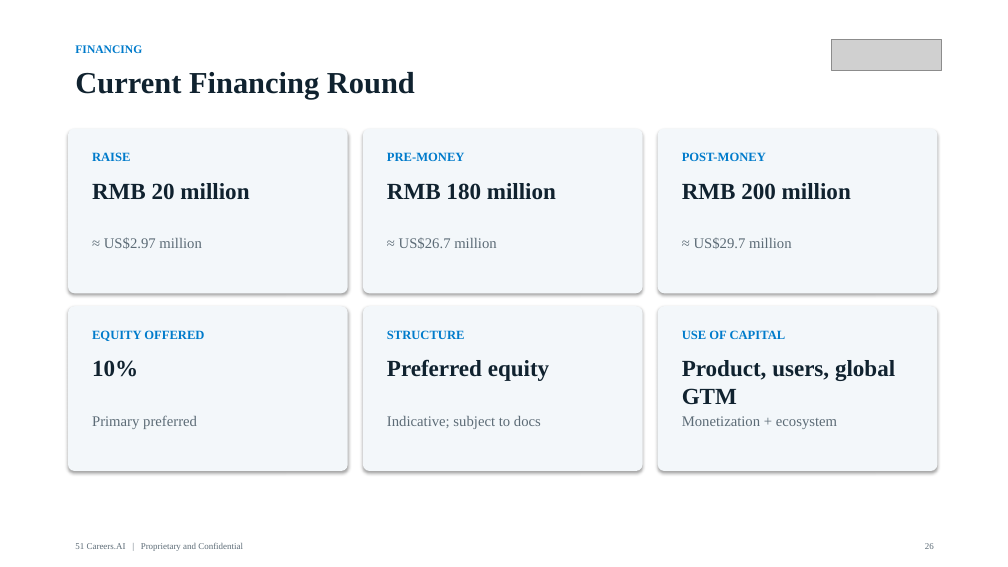
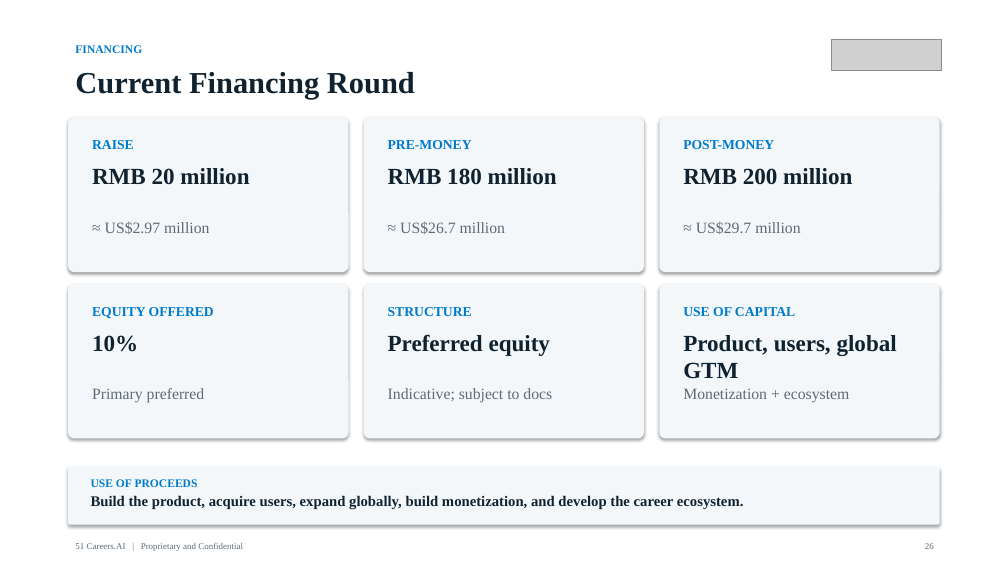
Before and after one commit to anthonyleedu/anthonyleedu, a slide deck: slide 26 of 51Careers_AI_Investor_Overview.pptx. Drawn at 1008x567 pixels with LibreOffice and Linux fonts; fonts in the diff are those of the drawing; grey boxes stand for pictures. Boxes give left, top, right and bottom in pixels: in the first picture for what was removed or moved away, otherwise in the second. Text is boxed around its words. In the diff, an @@ line names an element or a change of style, - is before the commit and + after.

```diff
--- a/51Careers_AI_Investor_Overview.pptx
+++ b/51Careers_AI_Investor_Overview.pptx
@@ rounded rectangle: place and size @@
-rounded rectangle at [68,129,348,293]
+rounded rectangle at [68,117,349,272]
@@ rounded rectangle: place and size @@
-rounded rectangle at [363,129,643,293]
+rounded rectangle at [364,117,644,272]
@@ rounded rectangle: place and size @@
-rounded rectangle at [658,129,938,293]
+rounded rectangle at [659,117,940,272]
@@ 9 texts: place and size @@
-9 texts at [92,152,851,249]
+9 texts at [92,140,852,234]
@@ rounded rectangle: place and size @@
-rounded rectangle at [68,306,348,471]
+rounded rectangle at [68,284,349,439]
@@ rounded rectangle: place and size @@
-rounded rectangle at [363,306,643,471]
+rounded rectangle at [364,284,644,439]
@@ rounded rectangle: place and size @@
-rounded rectangle at [658,306,938,471]
+rounded rectangle at [659,284,940,439]
@@ size 12 to 13 pt in 6 elements at [92,140,134,149], [388,140,472,149], [683,140,774,149], [92,307,214,319], [388,307,472,316], [683,307,795,316] @@
@@ 6 texts: place and size @@
-6 texts at [92,330,895,405]
+6 texts at [92,307,897,379]
@@ text "Primary preferred": place and size @@
-text "Primary preferred" at [92,415,197,429]
+text "Primary preferred" at [92,388,205,403]
@@ text "Indicative; subject to docs": place and size @@
-text "Indicative; subject to docs" at [387,416,541,429]
+text "Indicative; subject to docs" at [388,388,552,403]
@@ size 14 to 15 pt in 6 elements at [105,222,209,234], [400,222,505,234], [696,222,800,234], [92,388,205,403], [388,388,552,403], [683,388,849,403] @@
@@ text "Monetization + ecosystem": place and size @@
-text "Monetization + ecosystem" at [682,416,837,429]
+text "Monetization + ecosystem" at [683,388,849,403]
@@ rounded rectangle added at [68,467,940,525], fill #F3F7FA @@
@@ text added at [91,479,198,487], 11 pt, text #007BCB, bold @@
+USE OF PROCEEDS
@@ text added at [91,495,744,510], 14 pt, text #10222F, bold @@
+Build the product, acquire users, expand globally, build monetization, and develop the career ecosystem.
```
Also in this commit, not shown: 28 other slides changed, 1 other file.
